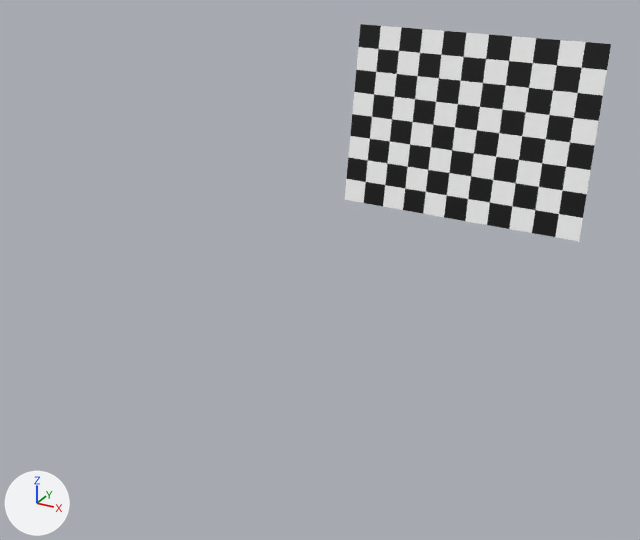
Two versions of the FBX model calibration.fbx, one commit apart.
Both versions are drawn from a 50 mm camera at (1.25, -1.6, 0.78) aimed at (-0.09, 0.84, -0.44). Arrows for +X, +Y and +Z are at lower left; the lights stay in place. Both versions are drawn at frame 26 of the action 'Grid|GridAction'; the numbers are the values there.

The older version as bpy lines, for what is in view:
```python
me_grid = bpy.data.meshes.new('Grid')
me_grid.from_pydata(...)  # 108 vertices, 88 faces; spans x -0.55..0.55, y 0.0, z -0.4..0.4
# faces by material slot: [44, 44]
me_grid.materials.append(mat_material_001)  # black #000000
me_grid.materials.append(mat_material_002)  # white #ffffff
ob_grid = bpy.data.objects.new('Grid', me_grid)
ob_grid.location = (-0.008, 2.0, -0.2)
ob_grid.rotation_euler = (-0.172, 0.0, 0.0)  # degrees (-10, 0, 0)
```
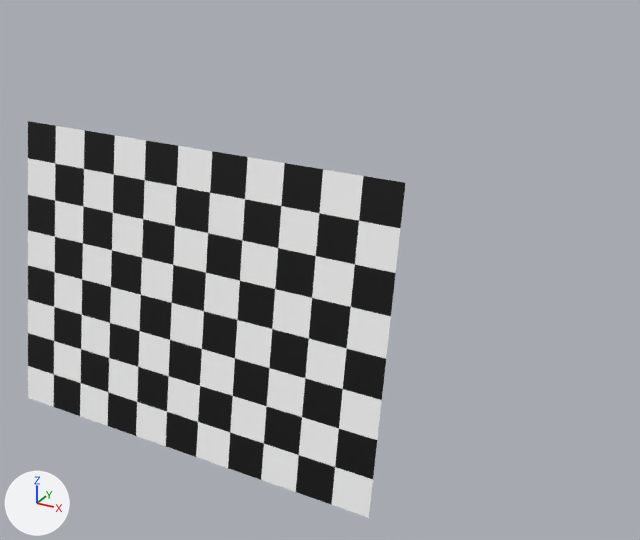
Diff of the bpy script that builds the scene:
```diff
--- a/calibration.fbx.py
+++ b/calibration.fbx.py
@@ ob_grid @@
 ob_grid = bpy.data.objects.new('Grid', me_grid)
-ob_grid.location = (-0.008, 2.0, -0.2)
-ob_grid.rotation_euler = (-0.172, 0.0, 0.0)  # degrees (-10, 0, 0)
+ob_grid.location = (-0.008, 0.0, -0.2)
+ob_grid.rotation_euler = (-0.175, 0.0, 0.0)  # degrees (-10, 0, 0)
```

Where the change shows, as pixel boxes (x1, y1, x2, y2) in the pictures (640 x 540 px):
'Grid', moved, turned
    before: (345, 24, 611, 241)
    after: (28, 121, 405, 518)
